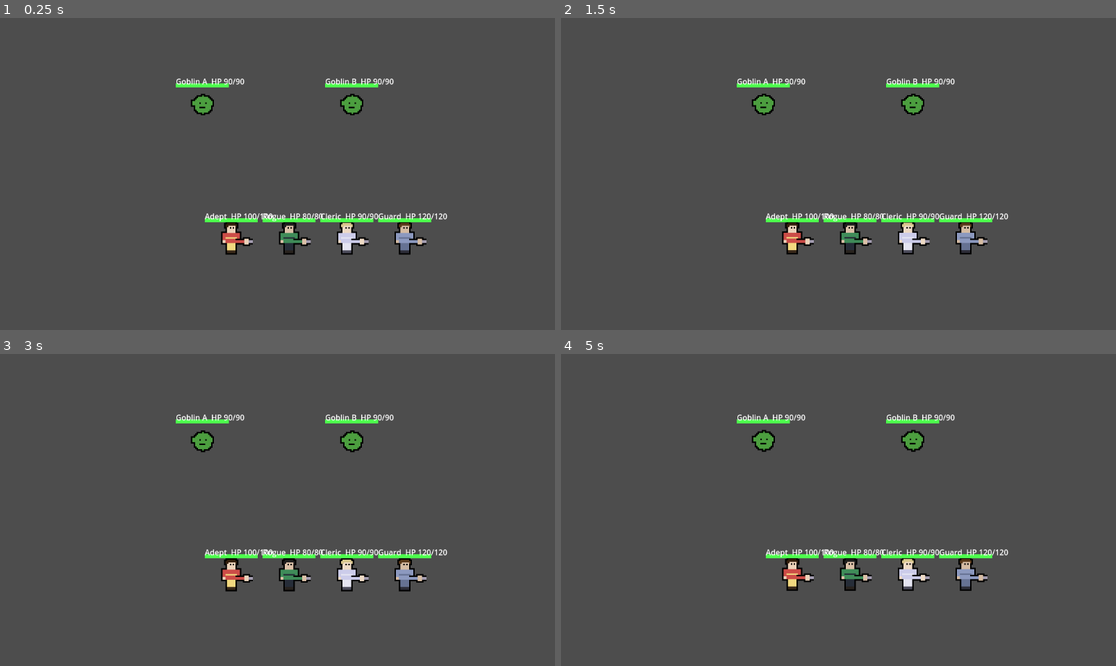
Above: before the commit, frames 1-4 (two rows, left to right).
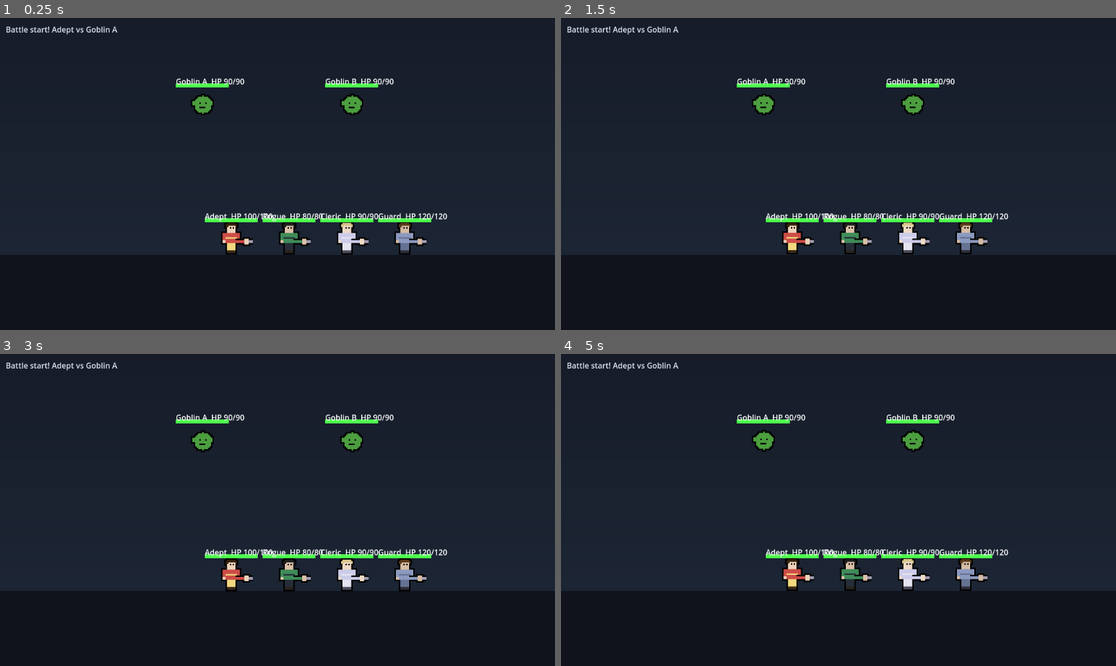
Above: after the commit, the same moments.

Repository: badnewsgoonies-dot/golden
Game: Godot game, scene res://scenes/Battle.tscn
The game is run twice, just before and just after one commit, with the same random seed, the same clock (stepped at 60 frames per second) and the same inputs.
Inputs (mouse positions are in pixels of both pictures, inside the frame that each line leads up to):
- Up to frame 1 (0.25 s): no input
- Up to frame 2 (1.5 s): tap Enter at 0.5 s; move the mouse to (960, 158) at 0.52 s; hold Up 0.53-1.28 s; tap 1 at 0.6 s; click (960, 158) at 0.67 s; move the mouse to (727, 189) at 1.27 s; hold Down from 1.28 s (still down); tap 2 at 1.35 s; click (727, 189) at 1.42 s
- Up to frame 3 (3 s): move the mouse to (333, 441) at 2.02 s; release Down at 2.03 s; hold Up from 2.03 s (still down); tap 3 at 2.1 s; click (333, 441) at 2.17 s; move the mouse to (249, 572) at 2.77 s; tap 4 at 2.85 s; click (249, 572) at 2.92 s
- Up to frame 4 (5 s): move the mouse to (1005, 556) at 3.52 s; release Up at 3.53 s; hold Down from 3.53 s (still down); tap Enter at 3.6 s; click (1005, 556) at 3.67 s; move the mouse to (672, 463) at 4.27 s; tap Keypad Enter at 4.35 s; click (672, 463) at 4.42 s

The runs differ from the first frame. In frame 1, 97% of the frame differs, in the area x 0-100%, y 0-100%; in frame 2, 97%; in frame 3, 97%; in frame 4, 97%.
Error before the commit: Parse Error: Cannot infer the type of "btn" parameter because the value doesn't have a set type. (res://ui/CommandMenu.gd:95)
Error after the commit: Invalid type in function 'show_for_actor' in base 'Control (CommandMenu)'. The array of argument 2 (Array) does not have the same element type as the expected …

Commit message:
Refactor CommandMenu button signal connections
Replaces inline signal connections for main command buttons with dedicated handler methods for mouse_entered and focus_entered events. This improves code clarity and maintainability in CommandMenu.gd.

Diff:
--- a/ui/CommandMenu.gd
+++ b/ui/CommandMenu.gd
@@ -88,12 +88,14 @@
 	_btn_spells = _make_btn("Spells", func(): _toggle_submenu("spells")) as Button
 	_btn_items = _make_btn("Items", func(): _toggle_submenu("items")) as Button
 	_btn_defend = _make_btn("Defend", func(): _emit_main("defend")) as Button
-	for b in [_btn_attack, _btn_spells, _btn_items, _btn_defend]:
-		_grid.add_child(b)
-		b.focus_mode = Control.FOCUS_ALL
-		b.gui_input.connect(_nav_input)
-		b.mouse_entered.connect(func(btn := b): btn.grab_focus())
-		b.focus_entered.connect(func(btn := b): _move_cursor_to(btn))
+	var main_buttons: Array = [_btn_attack, _btn_spells, _btn_items, _btn_defend]
+	for b in main_buttons:
+		var btn: Button = b
+		_grid.add_child(btn)
+		btn.focus_mode = Control.FOCUS_ALL
+		btn.gui_input.connect(_nav_input)
+		btn.connect("mouse_entered", Callable(self, "_on_command_mouse_entered").bind(btn))
+		btn.connect("focus_entered", Callable(self, "_on_command_focus_entered").bind(btn))
 
 	_cursor = Control.new()
 	_cursor.custom_minimum_size = Vector2(16, 24)
@@ -267,6 +269,13 @@
 	_cursor.custom_minimum_size = Vector2(16, max(20.0, btn.size.y * 0.65))
 	_cursor.queue_redraw()
 
+func _on_command_mouse_entered(btn: Button) -> void:
+	if btn != null:
+		btn.grab_focus()
+
+func _on_command_focus_entered(btn: Button) -> void:
+	_move_cursor_to(btn)
+
 func _nav_input(event: InputEvent) -> void:
 	if event is InputEventKey and event.pressed and not event.echo:
 		var k := (event as InputEventKey).keycode
